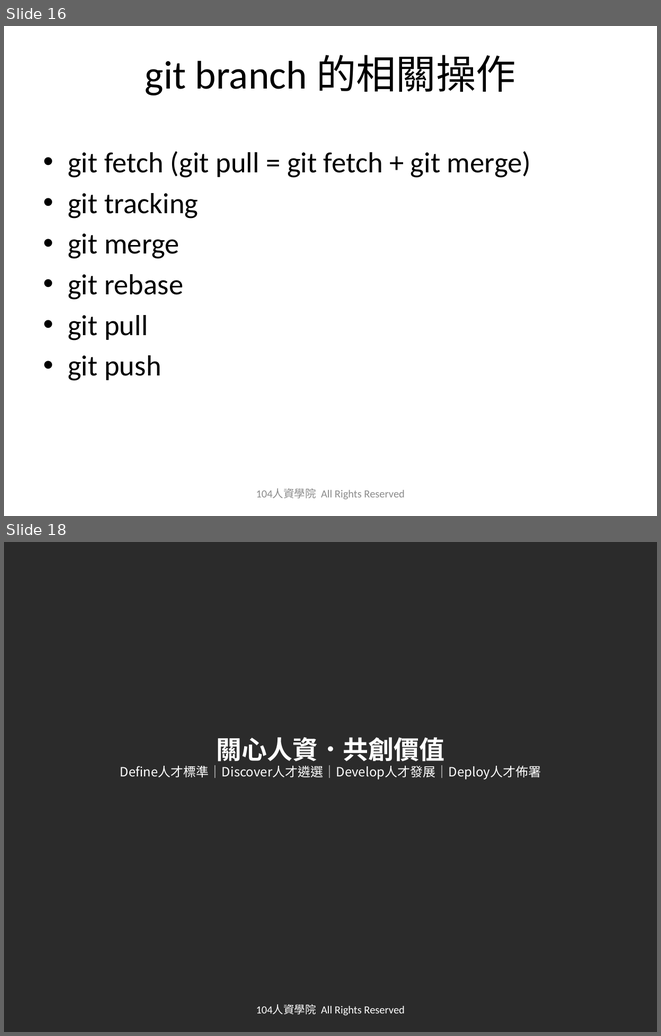
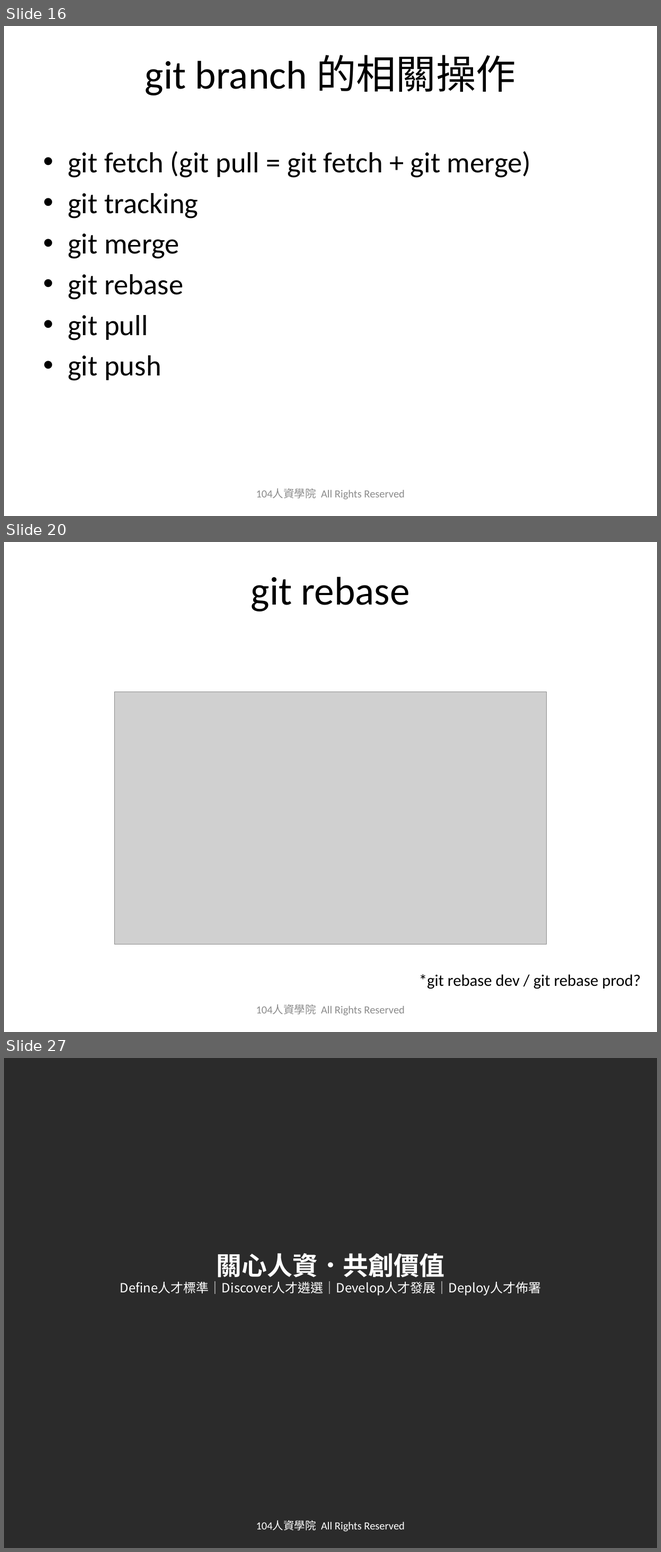
Before and after one commit to austinwang104/playGit, a slide deck: 2019_0627_Git_Share_HA.pptx. Shown one above the other, each under a label of ours: slides 16 and 18 before the commit, slides 16, 20 and 27 after it; the slides between them are not shown. The pictures are 661x1036 and 661x1552 pixels, drawn with LibreOffice and Linux fonts; fonts in the diff are those of the drawing; grey boxes stand for pictures; background and template pictures are left out; a plain dark background stands for a picture behind light text. Boxes give left, top, right and bottom in pixels: in the first picture for what was removed or moved away, otherwise in the second. Text is boxed around its words. In the diff, an @@ line names an element or a change of style, - is before the commit and + after.

```diff
--- a/2019_0627_Git_Share_HA.pptx
+++ b/2019_0627_Git_Share_HA.pptx
@@ slide 20 added at [4,542,657,1032], background picture (left out) @@
@@ title added at [251,576,410,611], 44 pt, text #000000 @@
+git rebase
@@ picture added at [114,692,546,944] @@
@@ text added at [419,974,641,989], 18 pt, text #000000 @@
+*git rebase dev / git rebase prod?
@@ text added at [256,1004,405,1015], 12 pt, text #8C8C8C @@
+104人資學院 All Rights Reserved
@@ what was slide 18 is now slide 27 @@
```
Also in this commit, not shown: 1 slide changed, 8 other slides added, 1 other file.
